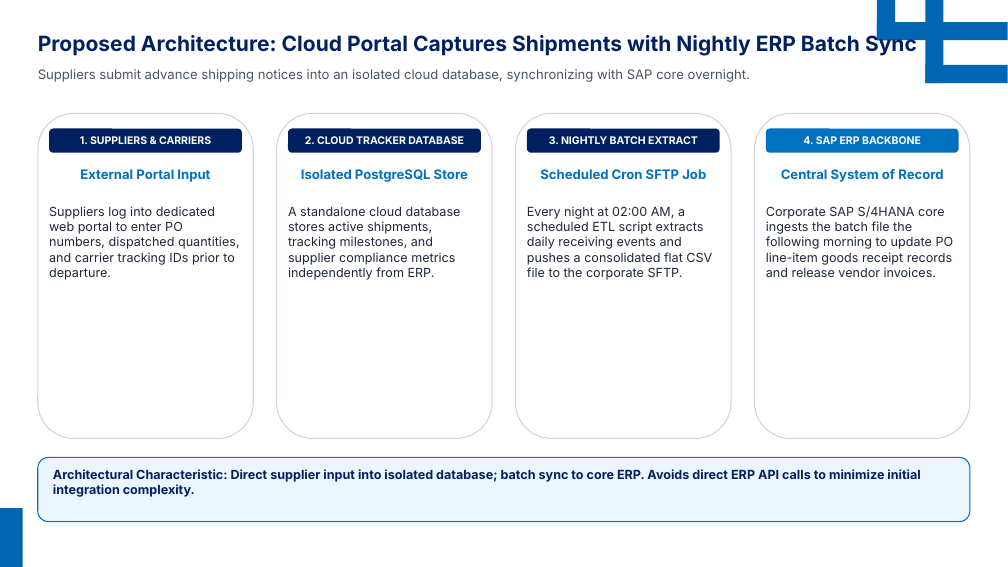
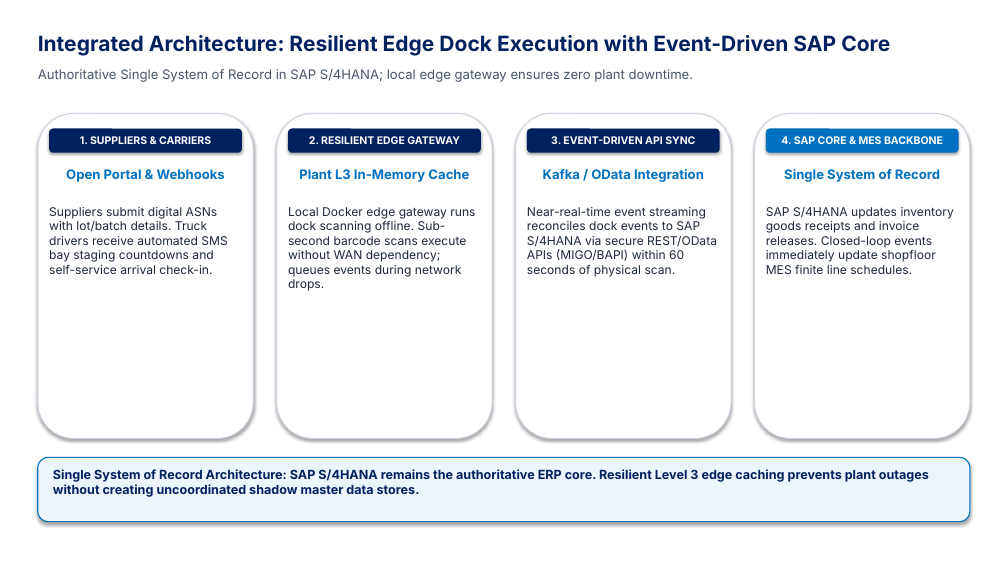
Before and after one commit to hemanthx446/ppt-mcp-server, a slide deck: slide 3 of Supplier_Delivery_Tracker_CIO_Briefing.pptx. Drawn at 1008x567 pixels with LibreOffice and Linux fonts; fonts in the diff are those of the drawing; background and template pictures are left out. Boxes give left, top, right and bottom in pixels: in the first picture for what was removed or moved away, otherwise in the second. Text is boxed around its words. In the diff, an @@ line names an element or a change of style, - is before the commit and + after.

```diff
--- a/Supplier_Delivery_Tracker_CIO_Briefing.pptx
+++ b/Supplier_Delivery_Tracker_CIO_Briefing.pptx
@@ rectangle removed at [877, 0, 895, 41] @@
@@ rectangle removed at [877, 22, 1008, 40] @@
@@ rectangle removed at [926, 0, 944, 83] @@
@@ text at [38, 35, 890, 56]: text changed @@
-Proposed Architecture: Cloud Portal Captures Shipments with Nightly ERP Batch Sync
+Integrated Architecture: Resilient Edge Dock Execution with Event-Driven SAP Core
@@ text at [38, 69, 693, 82]: text changed @@
-Suppliers submit advance shipping notices into an isolated cloud database, synchronizing with SAP core overnight.
+Authoritative Single System of Record in SAP S/4HANA; local edge gateway ensures zero plant downtime.
@@ rectangle removed at [926, 65, 1008, 83] @@
@@ text in rounded rectangle at [309, 136, 460, 144]: text changed @@
-2. CLOUD TRACKER DATABASE
+2. RESILIENT EDGE GATEWAY
@@ shadow on in 9 elements at [49, 129, 242, 153], [38, 113, 253, 439], [277, 113, 492, 439], [516, 113, 731, 439], [755, 113, 970, 439], [38, 457, 970, 522], [766, 129, 959, 153], [288, 129, 481, 153], [527, 129, 720, 153] @@
@@ text in rounded rectangle at [551, 136, 695, 144]: text changed @@
-3. NIGHTLY BATCH EXTRACT
+3. EVENT-DRIVEN API SYNC
@@ text in rounded rectangle at [781, 136, 943, 144]: text changed @@
-4. SAP ERP BACKBONE
+4. SAP CORE & MES BACKBONE
@@ text at [66, 169, 225, 182]: text changed @@
-External Portal Input
+Open Portal & Webhooks
@@ text at [299, 169, 469, 182]: text changed @@
-Isolated PostgreSQL Store
+Plant L3 In-Memory Cache
@@ text at [543, 169, 704, 182]: text changed @@
-Scheduled Cron SFTP Job
+Kafka / OData Integration
@@ text at [784, 169, 940, 182]: text changed @@
-Central System of Record
+Single System of Record
@@ text at [49, 207, 227, 274]: text changed; size 12 to 11.5 pt @@
-Suppliers log into dedicated web portal to enter PO numbers, dispatched quantities, and carrier tracking IDs prior to departure.
+Suppliers submit digital ASNs with lot/batch details. Truck drivers receive automated SMS bay staging countdowns and self-service arrival check-in.
@@ text at [288, 207, 475, 291]: text changed; size 12 to 11.5 pt @@
-A standalone cloud database stores active shipments, tracking milestones, and supplier compliance metrics independently from ERP.
+Local Docker edge gateway runs dock scanning offline. Sub-second barcode scans execute without WAN dependency; queues events during network drops.
@@ text at [527, 207, 717, 277]: text changed; size 12 to 11.5 pt @@
-Every night at 02:00 AM, a scheduled ETL script extracts daily receiving events and pushes a consolidated flat CSV file to the corporate SFTP.
+Near-real-time event streaming reconciles dock events to SAP S/4HANA via secure REST/OData APIs (MIGO/BAPI) within 60 seconds of physical scan.
@@ text at [766, 207, 954, 274]: text changed; size 12 to 11.5 pt @@
-Corporate SAP S/4HANA core ingests the batch file the following morning to update PO line-item goods receipt records and release vendor invoices.
+SAP S/4HANA updates inventory goods receipts and invoice releases. Closed-loop events immediately update shopfloor MES finite line schedules.
@@ text at [53, 469, 929, 497]: text changed @@
-Architectural Characteristic: Direct supplier input into isolated database; batch sync to core ERP. Avoids direct ERP API calls to minimize initial integration complexity.
+Single System of Record Architecture: SAP S/4HANA remains the authoritative ERP core. Resilient Level 3 edge caching prevents plant outages without creating uncoordinated shadow master data stores.
@@ rectangle removed at [0, 508, 23, 567] @@
```
Also in this commit, not shown: 4 other slides changed, 3 slides added, 3 slides removed, 27 other files.
